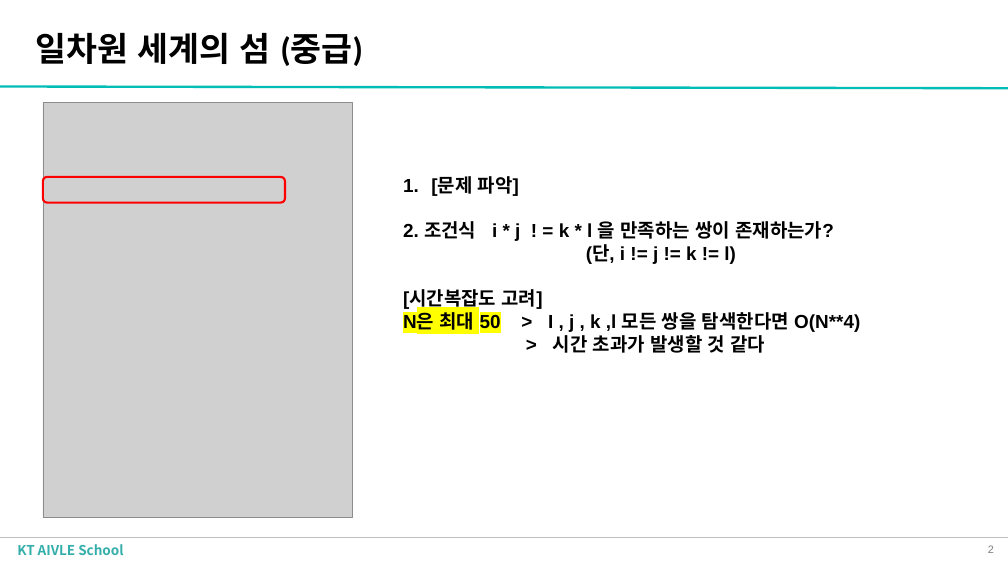
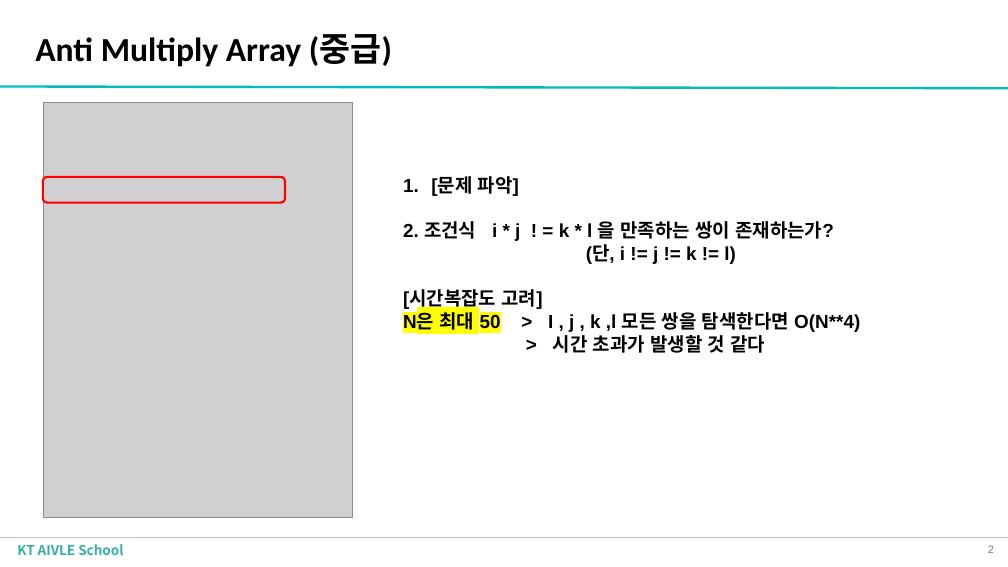
Before and after one commit to yangjung-woo/KT-Workspace, a slide deck: slide 2 of KT_coding_masters/2차 코딩마스터즈/anti multuply array(해시테이블).pptx. Drawn at 1008x567 pixels with LibreOffice and Linux fonts; fonts in the diff are those of the drawing; grey boxes stand for pictures; background and template pictures are left out. Boxes give left, top, right and bottom in pixels: in the first picture for what was removed or moved away, otherwise in the second. Text is boxed around its words. In the diff, an @@ line names an element or a change of style, - is before the commit and + after.

```diff
--- a/KT_coding_masters/2차 코딩마스터즈/anti multuply array(해시테이블).pptx
+++ b/KT_coding_masters/2차 코딩마스터즈/anti multuply array(해시테이블).pptx
@@ title at [35, 34, 392, 67]: text changed @@
-일차원 세계의 섬 (중급)
+Anti Multiply Array (중급)
```
Also in this commit, not shown: 2 other files.
